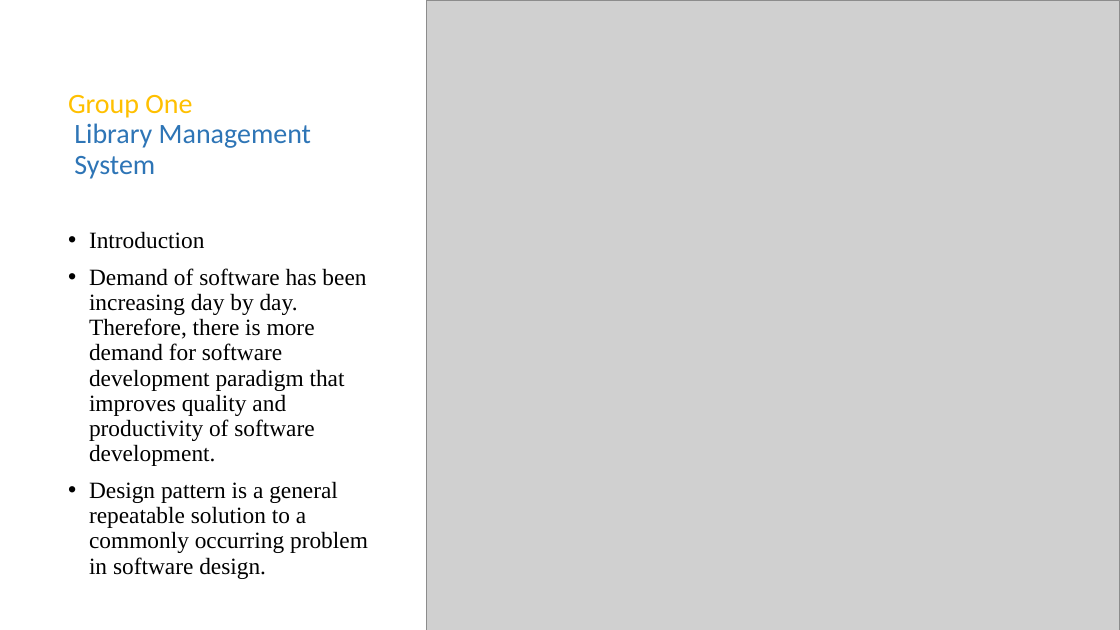
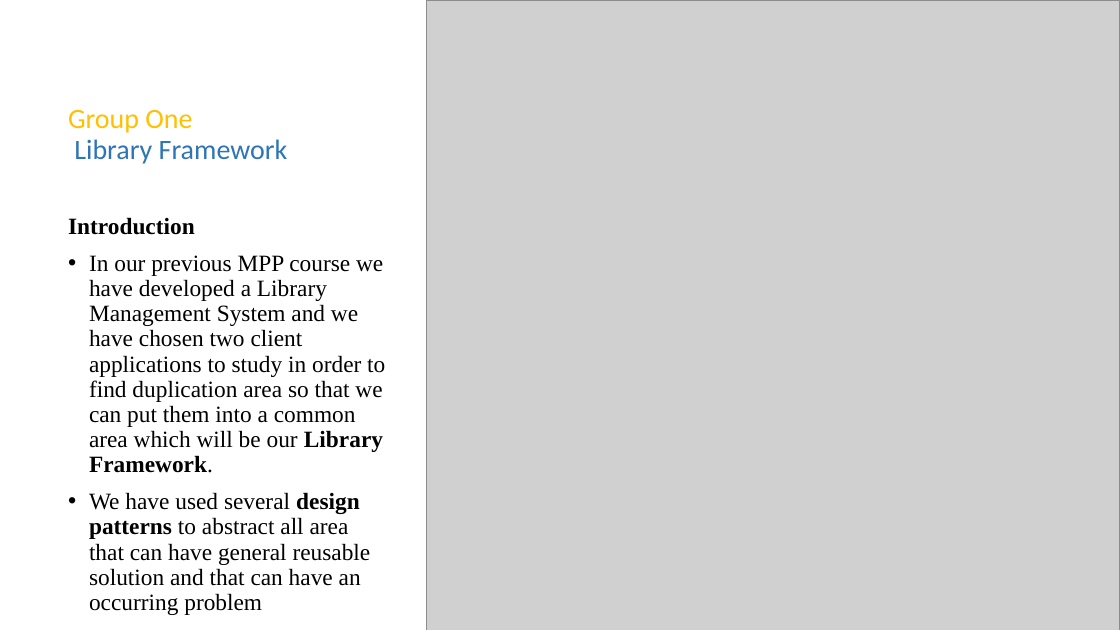
Before and after one commit to asdprojectlibrary/FrameworkLibraryProject, a slide deck: slide 2 of New Microsoft PowerPoint Presentation1.pptx. Drawn at 1120x630 pixels with LibreOffice and Linux fonts; fonts in the diff are those of the drawing; grey boxes stand for pictures. Boxes give left, top, right and bottom in pixels: in the first picture for what was removed or moved away, otherwise in the second. Text is boxed around its words. In the diff, an @@ line names an element or a change of style, - is before the commit and + after.

```diff
--- a/New Microsoft PowerPoint Presentation1.pptx
+++ b/New Microsoft PowerPoint Presentation1.pptx
@@ title at bbox=[68, 110, 288, 164]: text changed @@
-Group One
-Library Management
-System
+Group One
+Library Framework
@@ text "Introduction": place and size @@
-text "Introduction" at bbox=[89, 231, 368, 579]
+text "Introduction" at bbox=[68, 217, 385, 615]
@@ text at bbox=[68, 217, 195, 235]: bold on in "Introduction"; bullet • to none @@
@@ text at bbox=[89, 255, 385, 615]: text changed @@
-• Demand of software has been increasing day by day. Therefore, there is more demand for software development paradigm that improves quality and productivity of software development.
-• Design pattern is a general repeatable solution to a commonly occurring problem in software design.
+• In our previous MPP course we have developed a Library Management System and we have chosen two client applications to study in order to find duplication area so that we can put them into a common area which will be our Library Framework.
+• We have used several design patterns to abstract all area that can have general reusable solution and that can have an occurring problem
```
Also in this commit, not shown: 10 other slides changed, 2 slides added, 2 slides removed.
